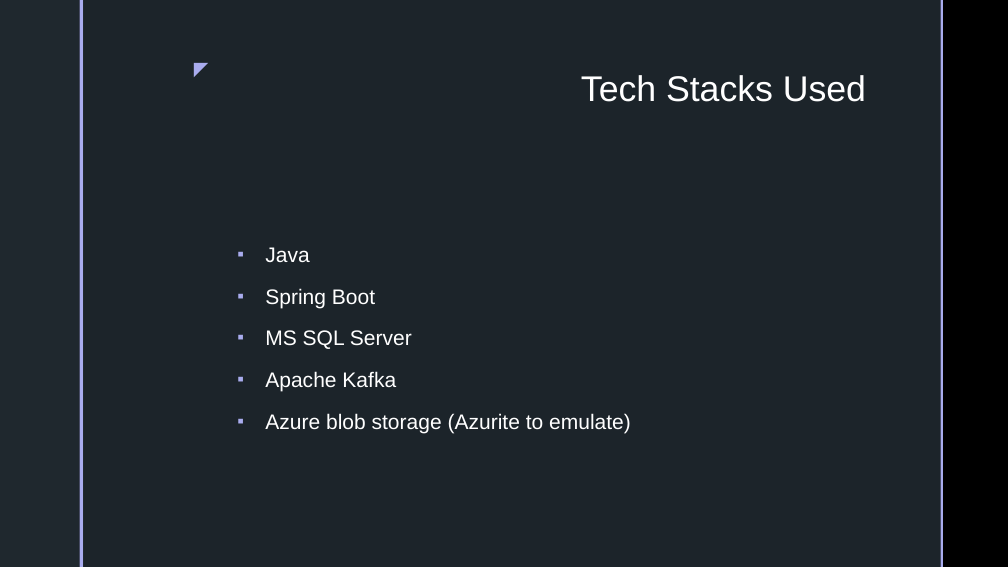
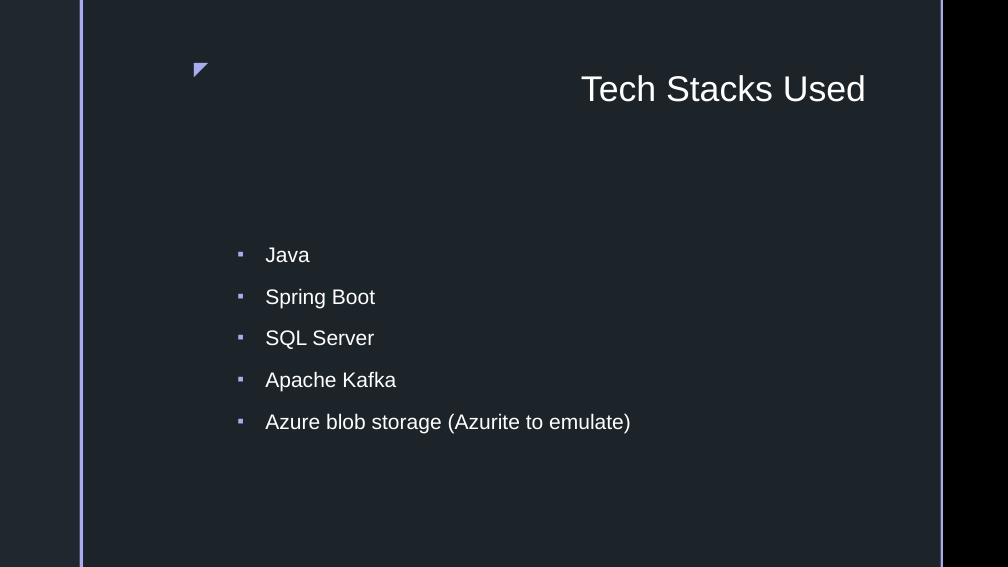
Before and after one commit to jiteshmeghwal/Driver-Onboarding-Svc, a slide deck: slide 5 of src/main/resources/static/Driver Onboarding Service.pptx. Drawn at 1008x567 pixels with LibreOffice and Linux fonts; fonts in the diff are those of the drawing; background and template pictures are left out. Boxes give left, top, right and bottom in pixels: in the first picture for what was removed or moved away, otherwise in the second. Text is boxed around its words. In the diff, an @@ line names an element or a change of style, - is before the commit and + after.

```diff
--- a/src/main/resources/static/Driver Onboarding Service.pptx
+++ b/src/main/resources/static/Driver Onboarding Service.pptx
@@ text at bbox=[265, 330, 374, 349]: text changed @@
-▪ MS SQL Server
+▪ SQL Server
```
Also in this commit, not shown: 1 other slide changed, 1 slide added, 58 other files.
